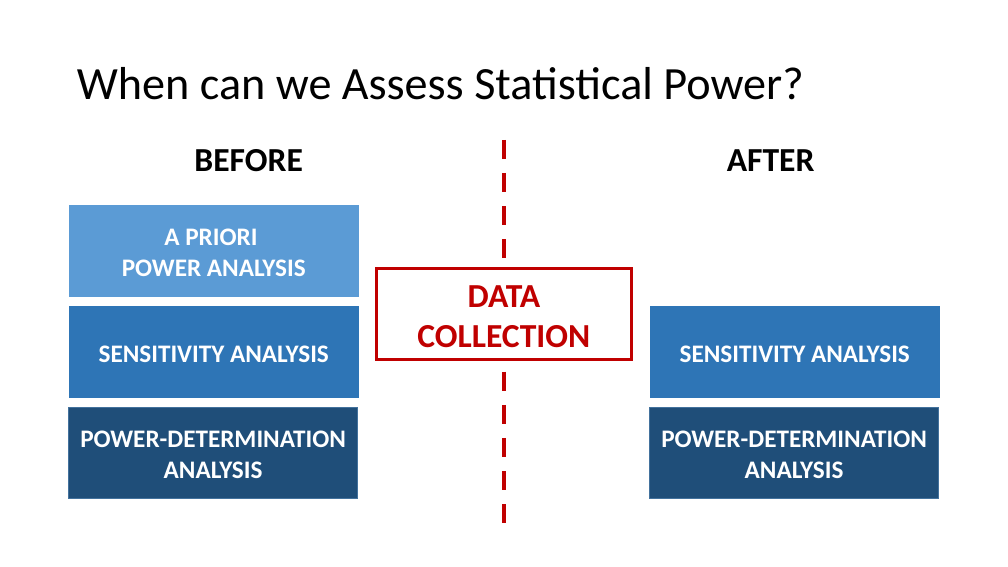
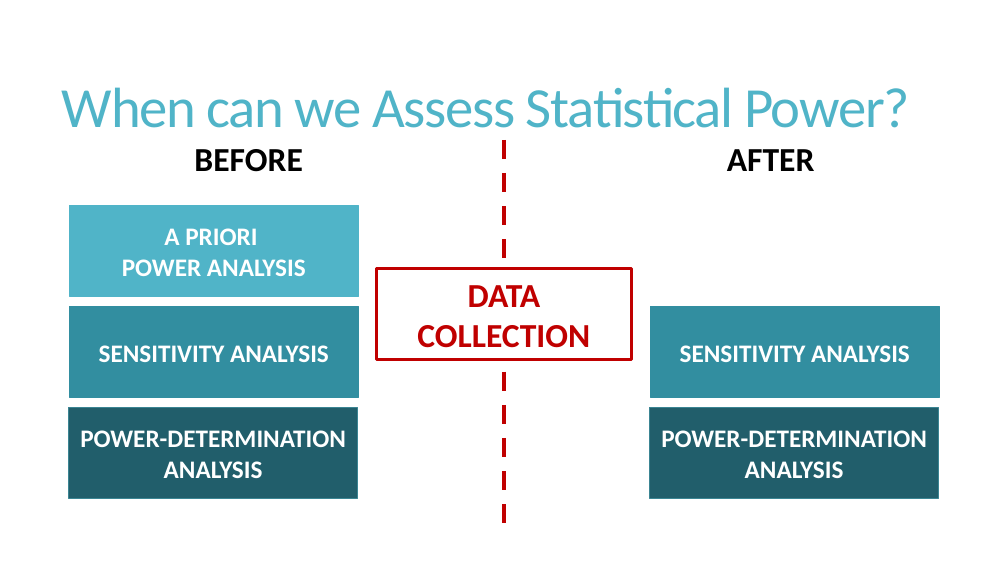
Before and after one commit to ncypris/power_sim, a slide deck: slide 16 of Power Simulation Workshop.pptx (slide 13 before the commit). Drawn at 1008x567 pixels with LibreOffice and Linux fonts; fonts in the diff are those of the drawing. Boxes give left, top, right and bottom in pixels: in the first picture for what was removed or moved away, otherwise in the second. Text is boxed around its words. In the diff, an @@ line names an element or a change of style, - is before the commit and + after.

Commit message:
Format and extra slides

```diff
--- a/Power Simulation Workshop.pptx
+++ b/Power Simulation Workshop.pptx
@@ title "When can we Assess Statistical ..." moved from (x1=77, y1=67, x2=803, y2=100) to (x1=62, y1=87, x2=910, y2=128) @@
@@ title "When can we Assess Statistical ..." at (x1=62, y1=87, x2=910, y2=128): size 44 to 54 pt, text colour #000000 to #50B4C8, letter spacing 0 to -1.2 pt; line spacing 0.9 to 0.85 @@
@@ rectangle "A PRIORI" at (x1=70, y1=206, x2=358, y2=296): fill #5B9BD5 to #50B4C8; outline #5B9BD5 1 pt to #50B4C8 1 pt @@
@@ rectangle "SENSITIVITY ANALYSIS" at (x1=70, y1=307, x2=358, y2=398): fill #2E75B6 to #328EA0; outline #2E75B6 1 pt to #328EA0 1 pt @@
@@ rectangle "SENSITIVITY ANALYSIS" at (x1=650, y1=307, x2=939, y2=398): fill #2E75B6 to #328EA0; outline #2E75B6 1 pt to #328EA0 1 pt @@
@@ rectangle "POWER-DETERMINATION ANALYSIS" at (x1=69, y1=408, x2=358, y2=498): fill #1F4E79 to #215E6B; outline #43739E 1 pt to #3B8594 1 pt @@
@@ rectangle "POWER-DETERMINATION ANALYSIS" at (x1=650, y1=408, x2=938, y2=498): fill #1F4E79 to #215E6B; outline #43739E 1 pt to #3B8594 1 pt @@
```
Also in this commit, not shown: 14 other slides changed, 15 slides added, 1 slide removed.
